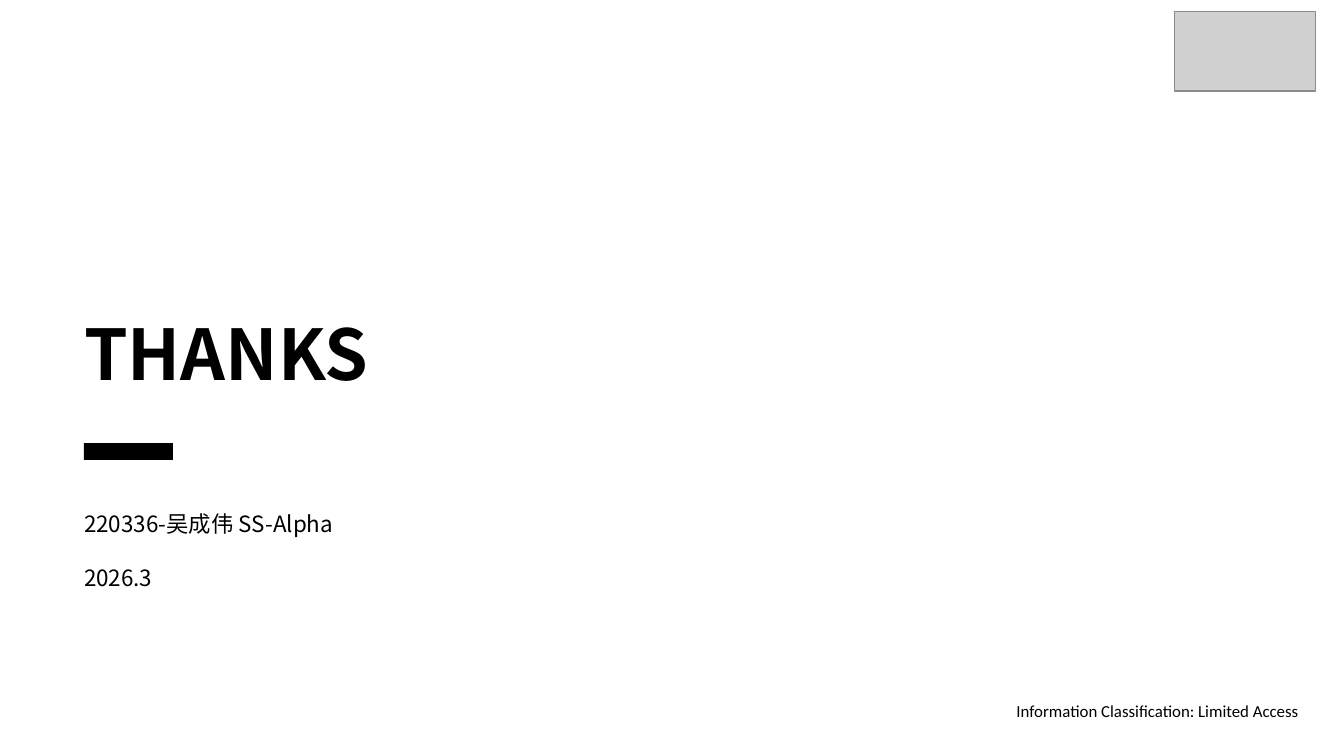
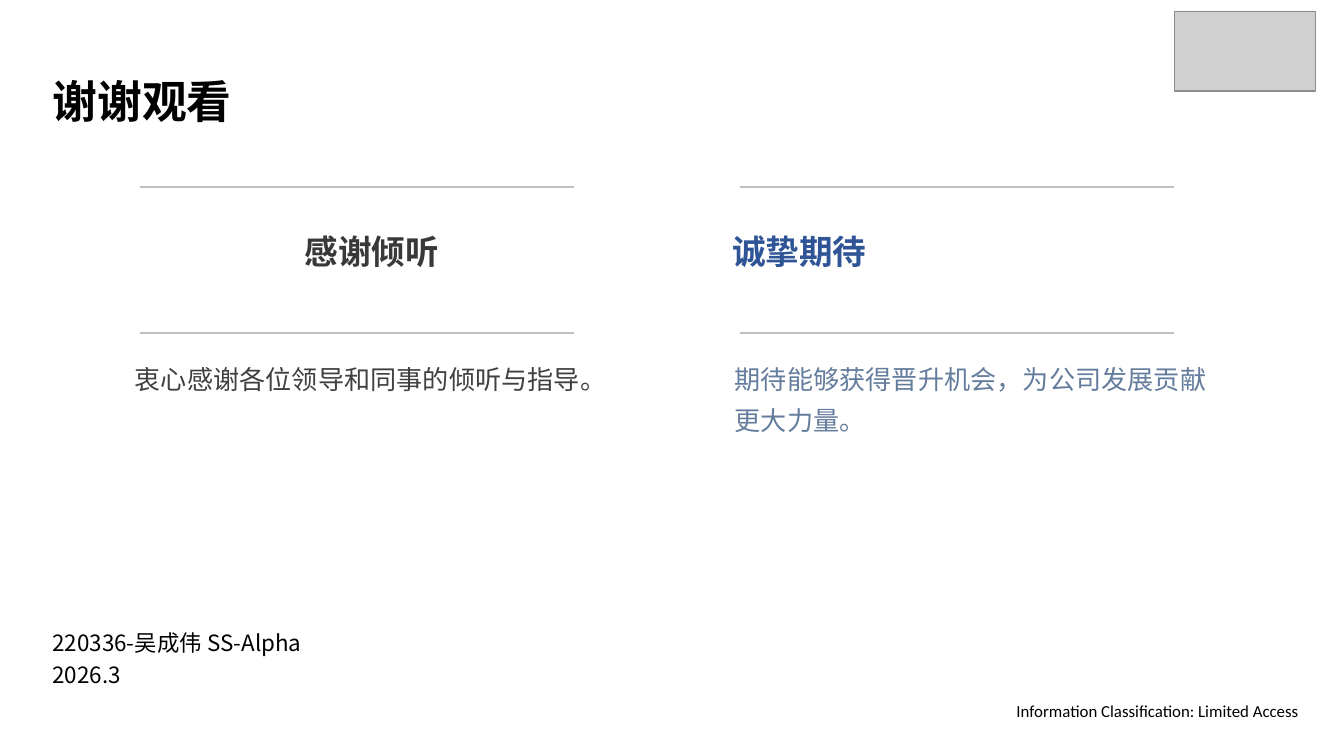
Before and after one commit to wuchengwei0/soft_exam, a slide deck: slide 10 of 第二场-220336-吴成伟.pptx (slide 9 before the commit). Drawn at 1344x756 pixels with LibreOffice and Linux fonts; fonts in the diff are those of the drawing; grey boxes stand for pictures; background and template pictures are left out. Boxes give left, top, right and bottom in pixels: in the first picture for what was removed or moved away, otherwise in the second. Text is boxed around its words. In the diff, an @@ line names an element or a change of style, - is before the commit and + after.

```diff
--- a/第二场-220336-吴成伟.pptx
+++ b/第二场-220336-吴成伟.pptx
@@ text added at (52, 80, 231, 122), 24 pt, text #000000, bold @@
+谢谢观看
@@ text removed at (84, 327, 368, 381) @@
-THANKS
@@ group added at (135, 187, 1207, 432): 4 texts, 4 lines @@
+感谢倾听
+衷心感谢各位领导和同事的倾听与指导。
+诚挚期待
+期待能够获得晋升机会，为公司发展贡献更大力量。
@@ rectangle removed at (83, 444, 172, 460) @@
@@ text "220336-吴成伟 SS-Alpha": place and size @@
-text "220336-吴成伟 SS-Alpha" at (84, 513, 333, 537)
+text "220336-吴成伟 SS-Alpha" at (52, 632, 301, 656)
@@ text "2026.3": place and size @@
-text "2026.3" at (84, 569, 152, 587)
+text "2026.3" at (52, 666, 120, 684)
```
Also in this commit, not shown: 5 other slides changed, 3 slides added, 2 slides removed, 2 other files.
